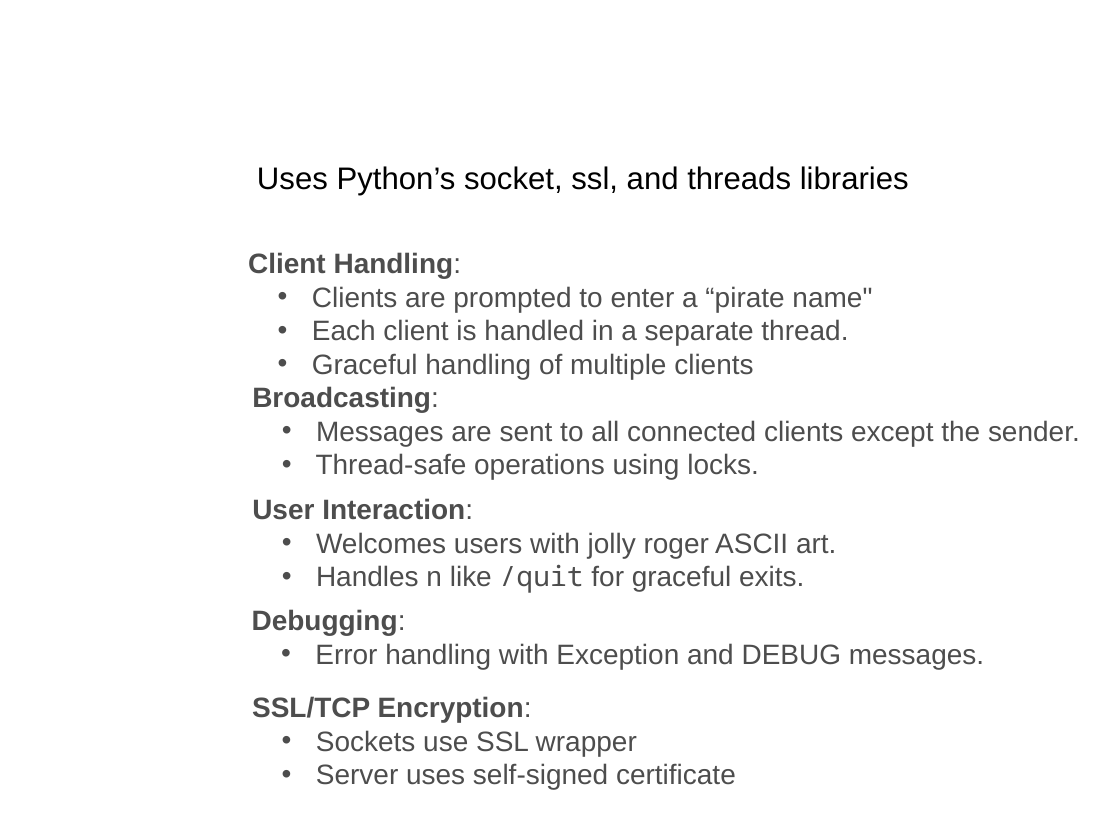
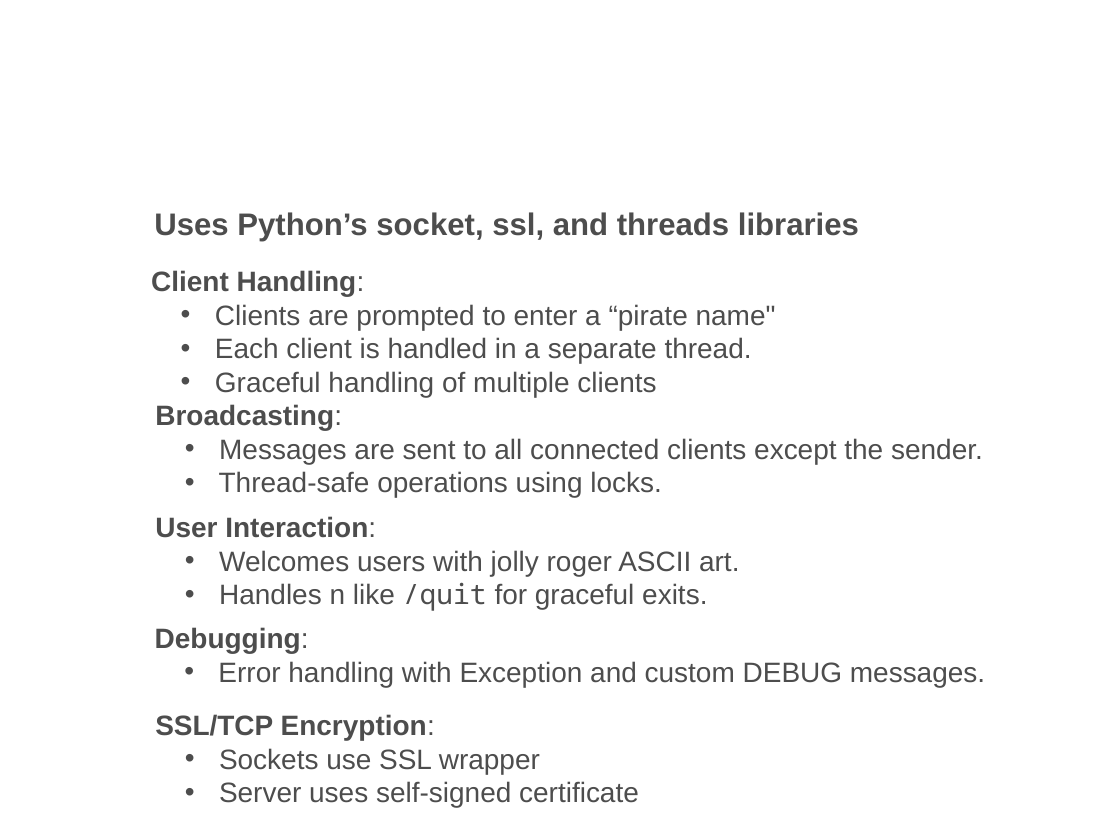
Before and after one commit to BelaBartok39/Pirate-Chat-Project, a slide deck: slide 2 of Pirate_Chat_Presentation.pptx. Drawn at 1120x840 pixels with LibreOffice and Linux fonts; fonts in the diff are those of the drawing; background and template pictures are left out. Boxes give left, top, right and bottom in pixels: in the first picture for what was removed or moved away, otherwise in the second. Text is boxed around its words. In the diff, an @@ line names an element or a change of style, - is before the commit and + after.

Commit message:
Updated presentation and message format

```diff
--- a/Pirate_Chat_Presentation.pptx
+++ b/Pirate_Chat_Presentation.pptx
@@ text "Uses Python’s socket, ssl, and ..." moved from (x1=257, y1=166, x2=909, y2=195) to (x1=154, y1=212, x2=859, y2=242) @@
@@ text "Uses Python’s socket, ssl, and ..." at (x1=154, y1=212, x2=859, y2=242): text colour #000000 to #4D4D4D, bold on @@
@@ 4 texts moved together from (x1=248, y1=252, x2=1080, y2=789) to (x1=151, y1=270, x2=983, y2=808) @@
@@ text "Debugging:" moved from (x1=252, y1=609, x2=984, y2=669) to (x1=155, y1=627, x2=985, y2=687) @@
@@ text at (x1=218, y1=661, x2=985, y2=687): text changed @@
-  • Error handling with Exception and DEBUG messages.
+  • Error handling with Exception and custom DEBUG messages.
```
Also in this commit, not shown: 6 other slides changed, 2 slides added, 2 other files.
